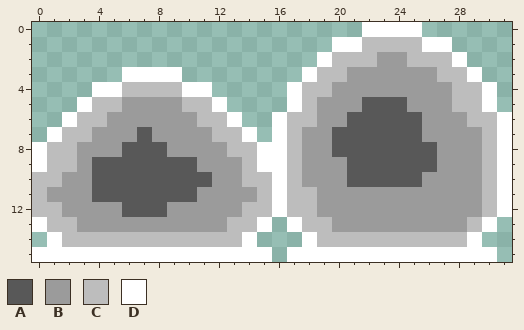
Two versions of one pixel-art sprite, GraphicsEngine/Game/Art/Monsters/3_norm.png. This is how it looked before the edit.
The file is 32x16 pixels. Colours within 5 levels of each other are drawn and written as one.
Palette (. is transparent): A #585858  B #9b9b9b  C #bdbdbd  D #ffffff
Pixels before, first column x 0:
 0 ......................DDDD......
 1 ....................DDCCCCDD....
 2 ...................DCCCBBCCCD...
 3 ......DDDD........DCCBBBBBBCCD..
 4 ....DDCCCCDD.....DCCBBBBBBBBCCD.
 5 ...DCCBBBBCCD....DCBBBAAABBBCCD.
 6 ..DCCBBBBBBCCD..DCCBBAAAAABBBCCD
 7 .DCCBBBABBBBCCD.DCBBAAAAAABBBBCD
 8 DCCBBBAAABBBBCCDDCBBAAAAAAABBBCD
 9 DCCBAAAAAAABBBCDDCBBBAAAAAABBBCD
10 CCBBAAAAAAAABBCCDCBBBAAAAABBBBCD
11 CBBBAAAAAAABBBBCDCCBBBBBBBBBBBCD
12 CCBBBBAAABBBBBCCDCCBBBBBBBBBBBCD
13 DCCBBBBBBBBBBCCD.DCCBBBBBBBBBCD.
14 .DCCCCCCCCCCCCD...DCCCCCCCCCCD..
15 DDDDDDDDDDDDDDDD.DDDDDDDDDDDDDD.
After:
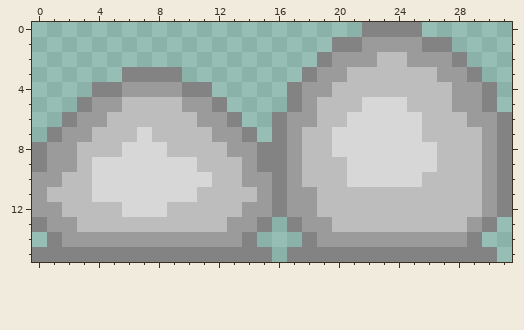
Changes in this commit:
colour A: #585858 -> #d7d7d7
colour B: #9b9b9b -> #bdbdbd
colour C: #bdbdbd -> #9b9b9b
colour D: #ffffff -> #838383
